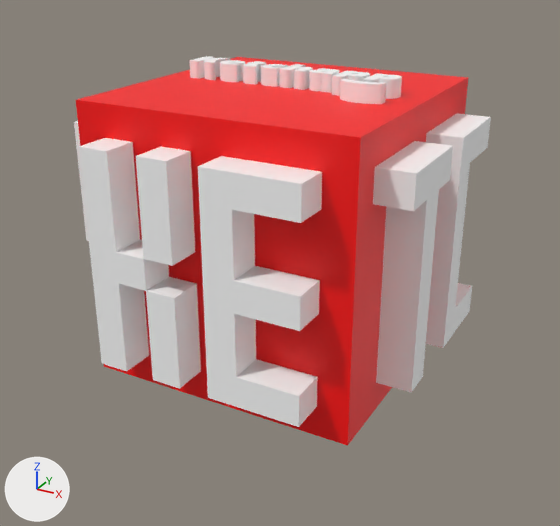
The Blender file resource/Materials/Model/edited_models_with_new_1024_texture/character16.blend as it was, and as the next commit left it.
One viewpoint serves both versions: a 50 mm lens placed at (1.033, -1.909, 0.821), pointed at (0.01, -0.049, -0.109). Arrows for +X, +Y and +Z are at lower left; the lights stay in place.

In view in the first picture: 'Text.000'.
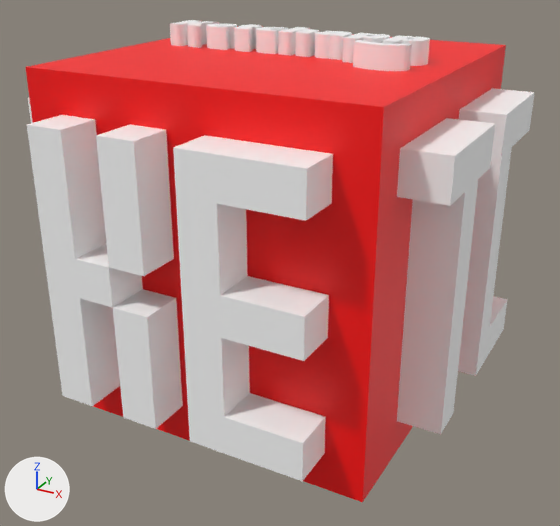
The change in detail:
Picture 'textures-state-1.png' (img_textures_state_1_png) is new.
Material 'textures-state-1.png' (mat_textures_state_1_png) is new.
Its texture is img_textures_state_1_png.
me_mesh_002 has 6524 vertices, 5026 faces and spans x -0.5..0.5, y -0.5..0.5, z -0.45..0.45.
me_mesh_002 is used by ob_text_000; location (0.0, 0.0, 0.0); rotation (0.0, 3.142, -1.571), in degrees (0, 180, -90).
me_mesh_002 no longer uses material mat_character_kecthapp_fb_png (picture img_character_kecthapp_fb_png).
me_mesh_002 part 1: texture (UV) coordinates of 5026 of 5026 faces, centred in x -0.5..0.5, y -0.5..0.5, z -0.45..0.45, changed; they spanned u 0.11..0.88, v 0.34..0.7 and now span u 0.22..0.32, v 0.01..0.12.
me_mesh_002 now uses material mat_textures_state_1_png (picture img_textures_state_1_png).
Object 'Text.000' (ob_text_000) is rescaled from (1.0, 1.0, 1.0) to (1.2, 1.2, 1.22).

Location of each change, (x1, y1, x2, y2) in pixels of the pictures (560 x 526 px):
'Text.000', recoloured, surface changed, rescaled (22% wider, 24% taller): before (74, 56, 491, 446); after (26, 20, 535, 502)
